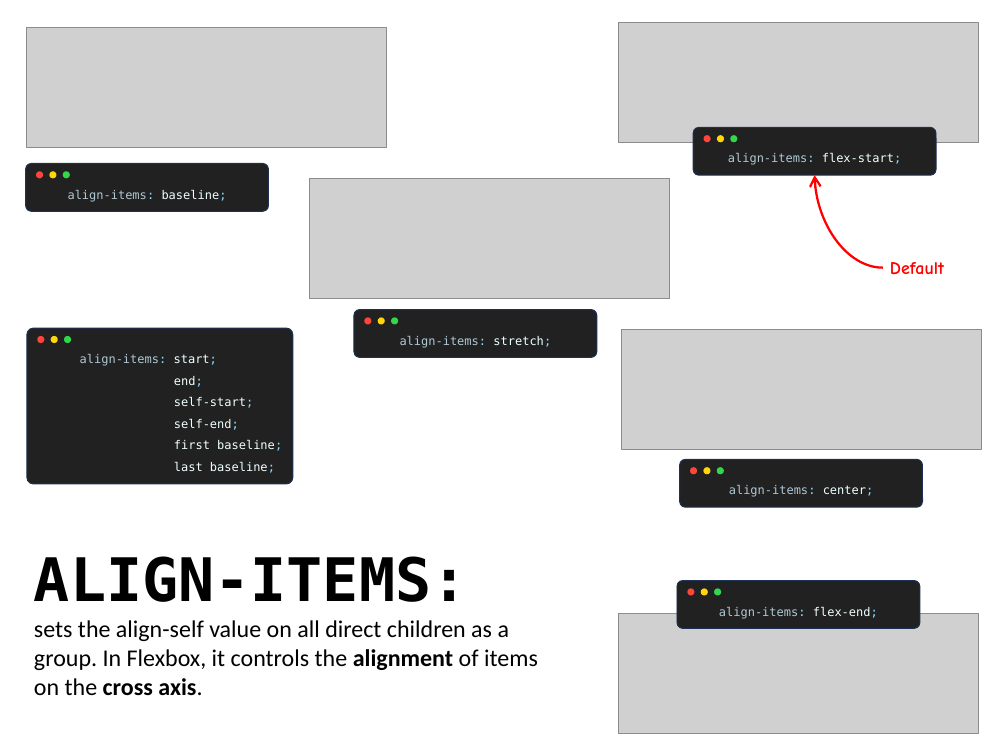
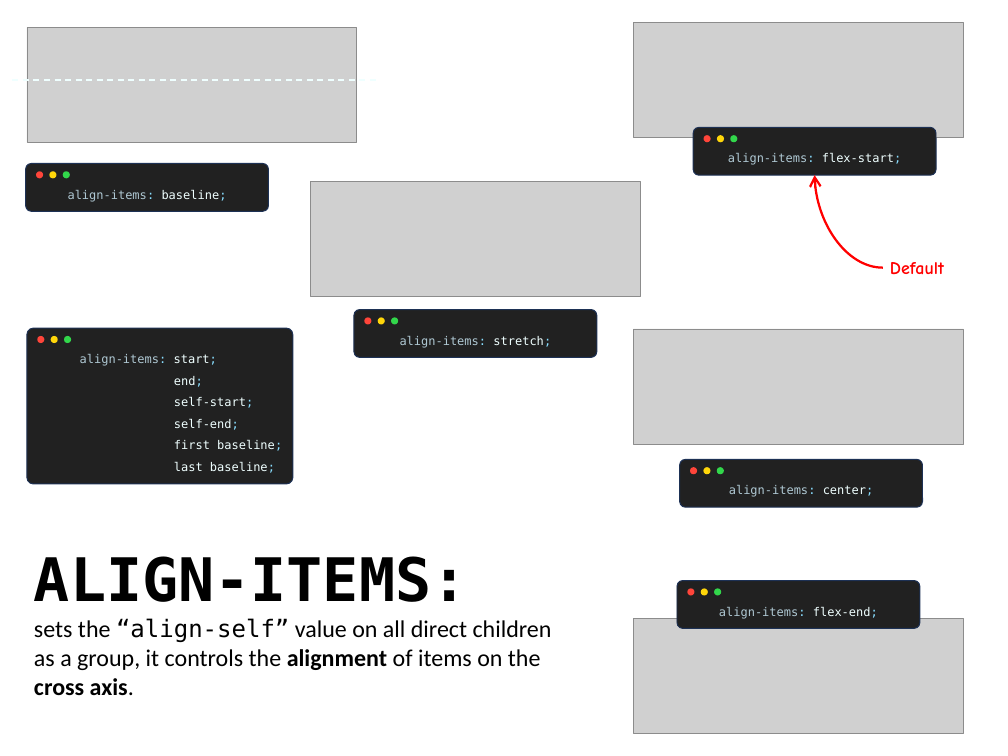
Before and after one commit to one0rb/one0rb, a slide deck: slide 7 of cheat-sheets/code-window.pptx. Drawn at 1008x756 pixels with LibreOffice and Linux fonts; fonts in the diff are those of the drawing; grey boxes stand for pictures. Boxes give left, top, right and bottom in pixels: in the first picture for what was removed or moved away, otherwise in the second. Text is boxed around its words. In the diff, an @@ line names an element or a change of style, - is before the commit and + after.

```diff
--- a/cheat-sheets/code-window.pptx
+++ b/cheat-sheets/code-window.pptx
@@ picture: place and size @@
-picture at bbox=[27, 27, 387, 148]
+picture at bbox=[27, 27, 356, 143]
@@ picture: place and size @@
-picture at bbox=[618, 22, 978, 143]
+picture at bbox=[634, 22, 963, 138]
@@ line added from (12, 80) to (378, 80), #EFFFFF 1.5 pt dashed @@
@@ picture: place and size @@
-picture at bbox=[310, 179, 670, 299]
+picture at bbox=[310, 181, 640, 297]
@@ picture: place and size @@
-picture at bbox=[621, 329, 981, 449]
+picture at bbox=[634, 329, 963, 444]
@@ text at bbox=[34, 618, 552, 695]: text changed @@
-sets the align-self value on all direct children as a group. In Flexbox, it controls the alignment of items on the cross axis.
+sets the “align-self” value on all direct children as a group, it controls the alignment of items on the cross axis.
@@ picture: place and size @@
-picture at bbox=[618, 613, 978, 734]
+picture at bbox=[634, 618, 963, 734]
```
Also in this commit, not shown: 5 other slides changed, 3 other files.
